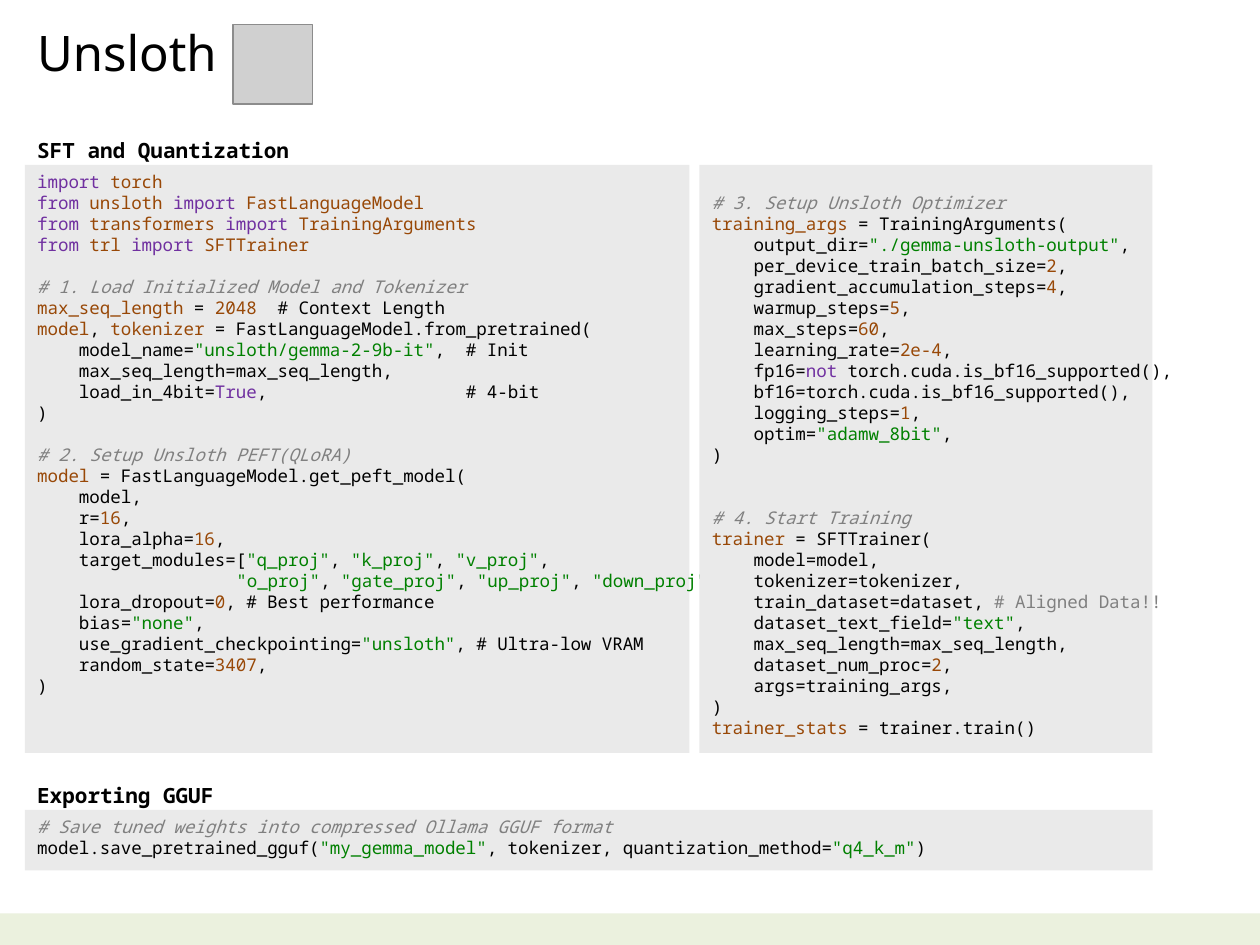
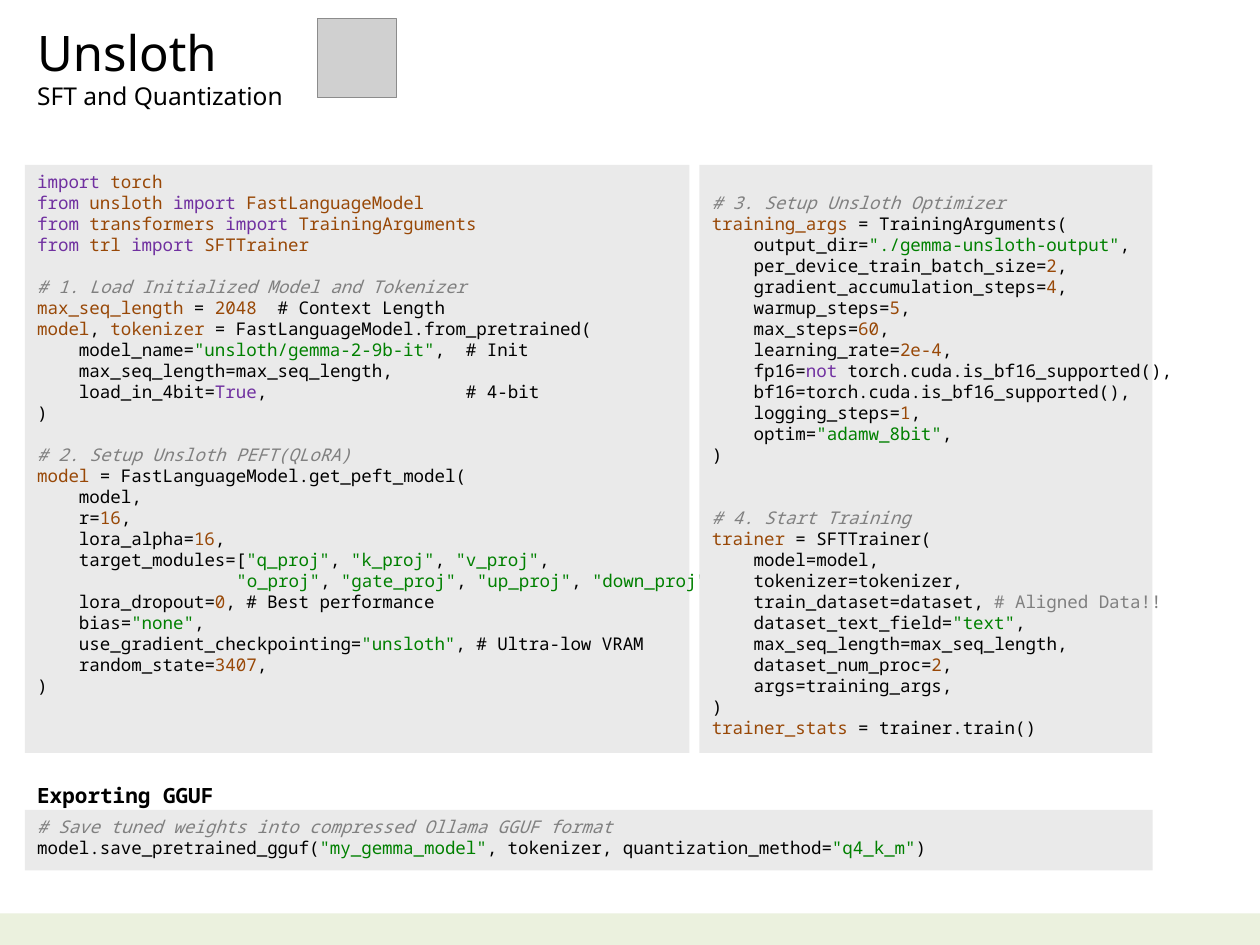
Before and after one commit to navibator/crazy-ai, a slide deck: slide 36 of ai.pptx. Drawn at 1260x945 pixels with LibreOffice and Linux fonts; fonts in the diff are those of the drawing; grey boxes stand for pictures. Boxes give left, top, right and bottom in pixels: in the first picture for what was removed or moved away, otherwise in the second. Text is boxed around its words. In the diff, an @@ line names an element or a change of style, - is before the commit and + after.

```diff
--- a/ai.pptx
+++ b/ai.pptx
@@ text "Unsloth": place and size @@
-text "Unsloth" at box(37, 141, 289, 162)
+text "Unsloth" at box(37, 33, 283, 110)
@@ picture: place and size @@
-picture at box(233, 25, 312, 105)
+picture at box(318, 19, 397, 98)
@@ text at box(37, 86, 283, 110): size 12 to 14 pt, font Noto Sans Mono to Noto Sans, bold off in "SFT and Quantization"; line spacing 12pt to 1 @@
```
Also in this commit, not shown: 1 other slide changed, 4 other files.
